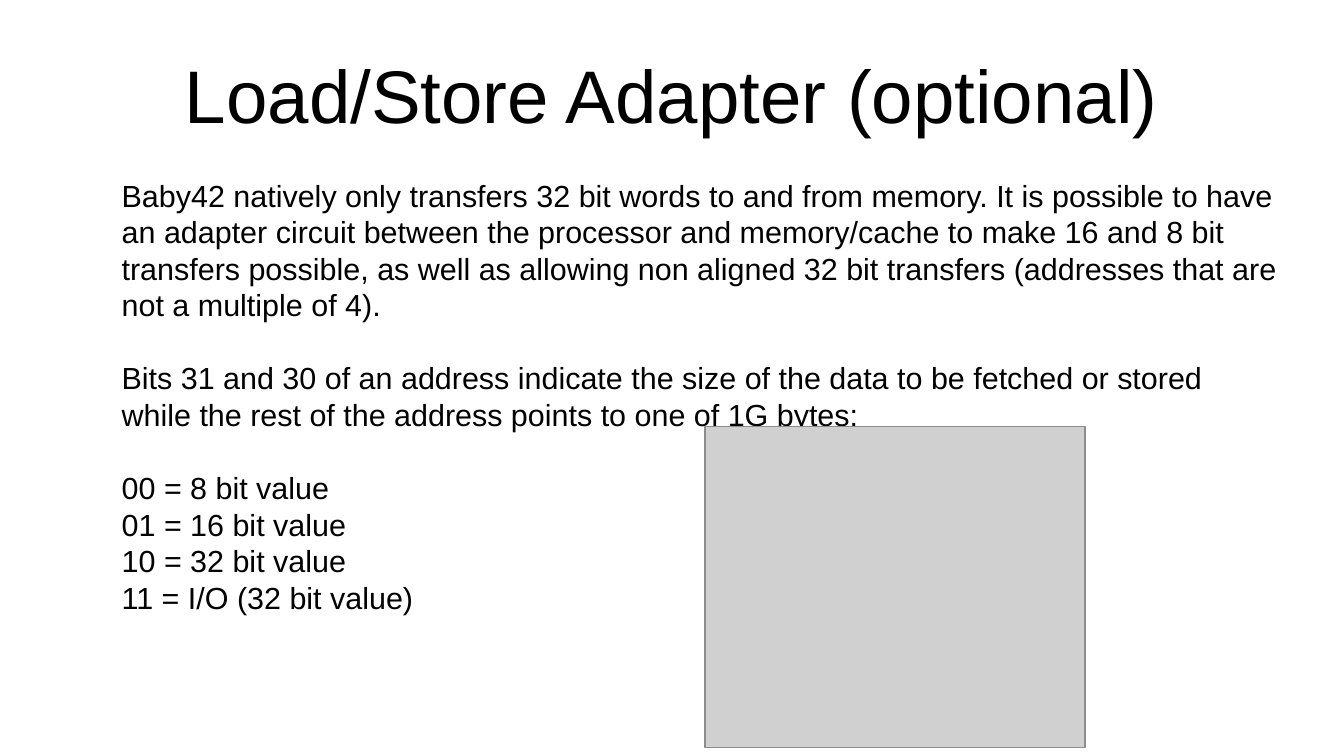
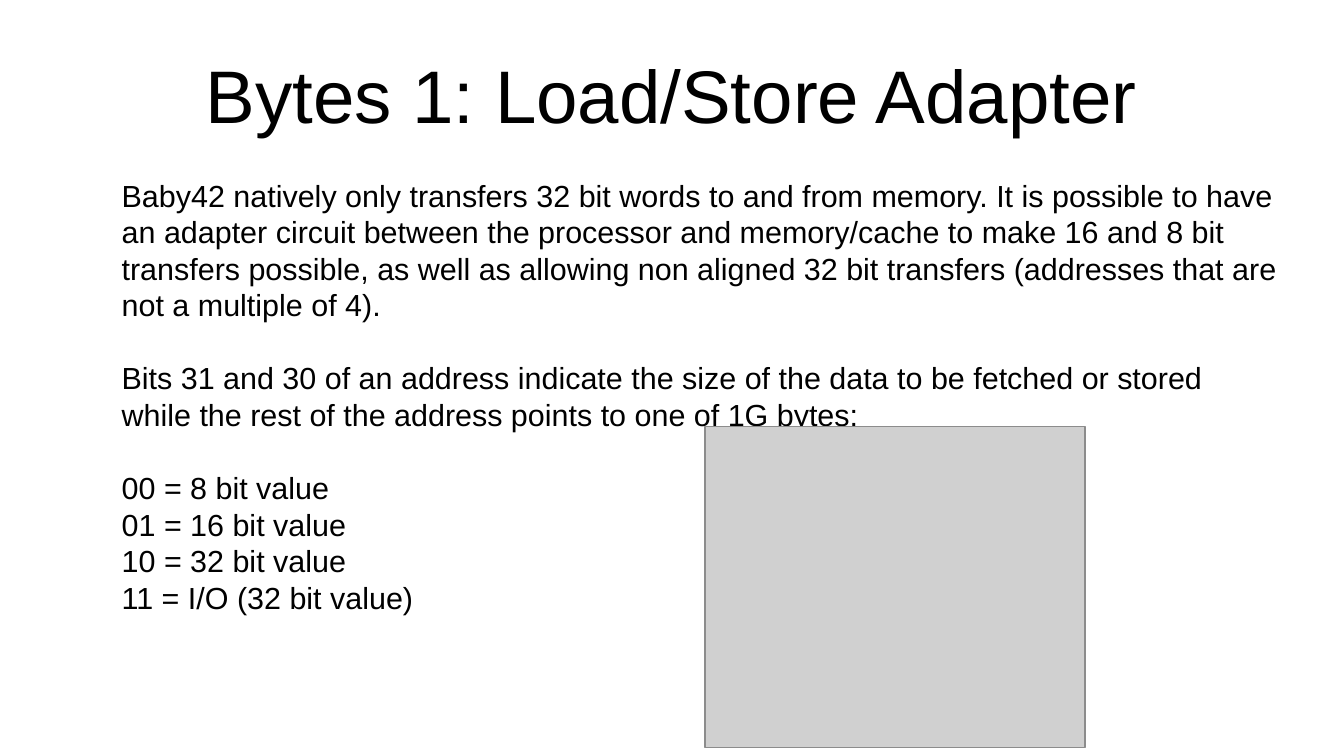
Before and after one commit to jeceljr/baby42, a slide deck: slide 21 of doc/baby42_slides.odp. Drawn at 1344x756 pixels with LibreOffice and Linux fonts; fonts in the diff are those of the drawing; grey boxes stand for pictures. Boxes give left, top, right and bottom in pixels: in the first picture for what was removed or moved away, otherwise in the second. Text is boxed around its words. In the diff, an @@ line names an element or a change of style, - is before the commit and + after.

Commit message:
change 32 bit immediate encoding, add variations, add store byte

```diff
--- a/doc/baby42_slides.odp
+++ b/doc/baby42_slides.odp
@@ title at <box>206,69,1137,137</box>: text changed @@
-Load/Store Adapter (optional)
+Bytes 1: Load/Store Adapter
```
Also in this commit, not shown: 5 other slides changed, 3 slides added, 2 other files.
